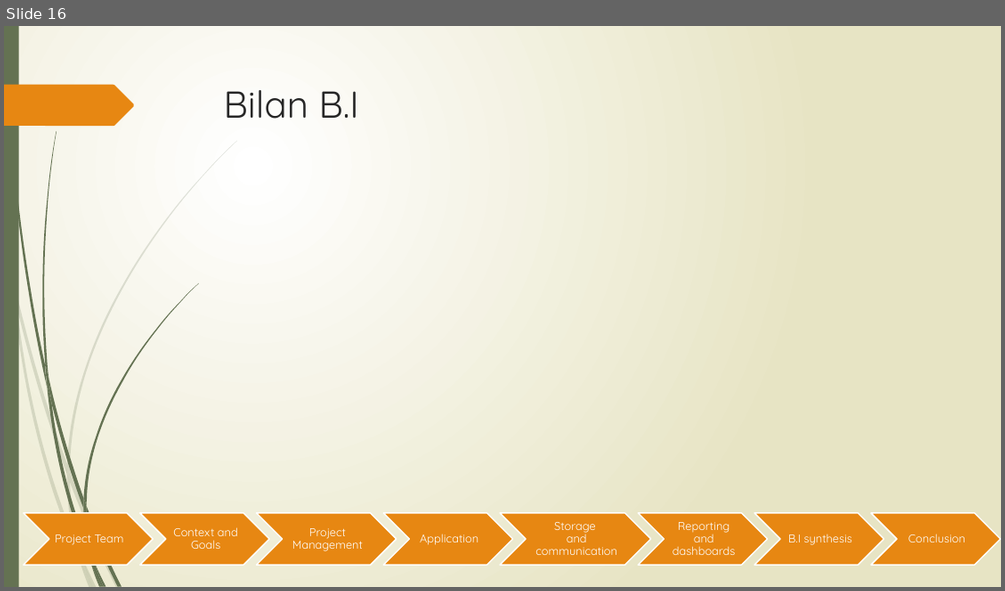
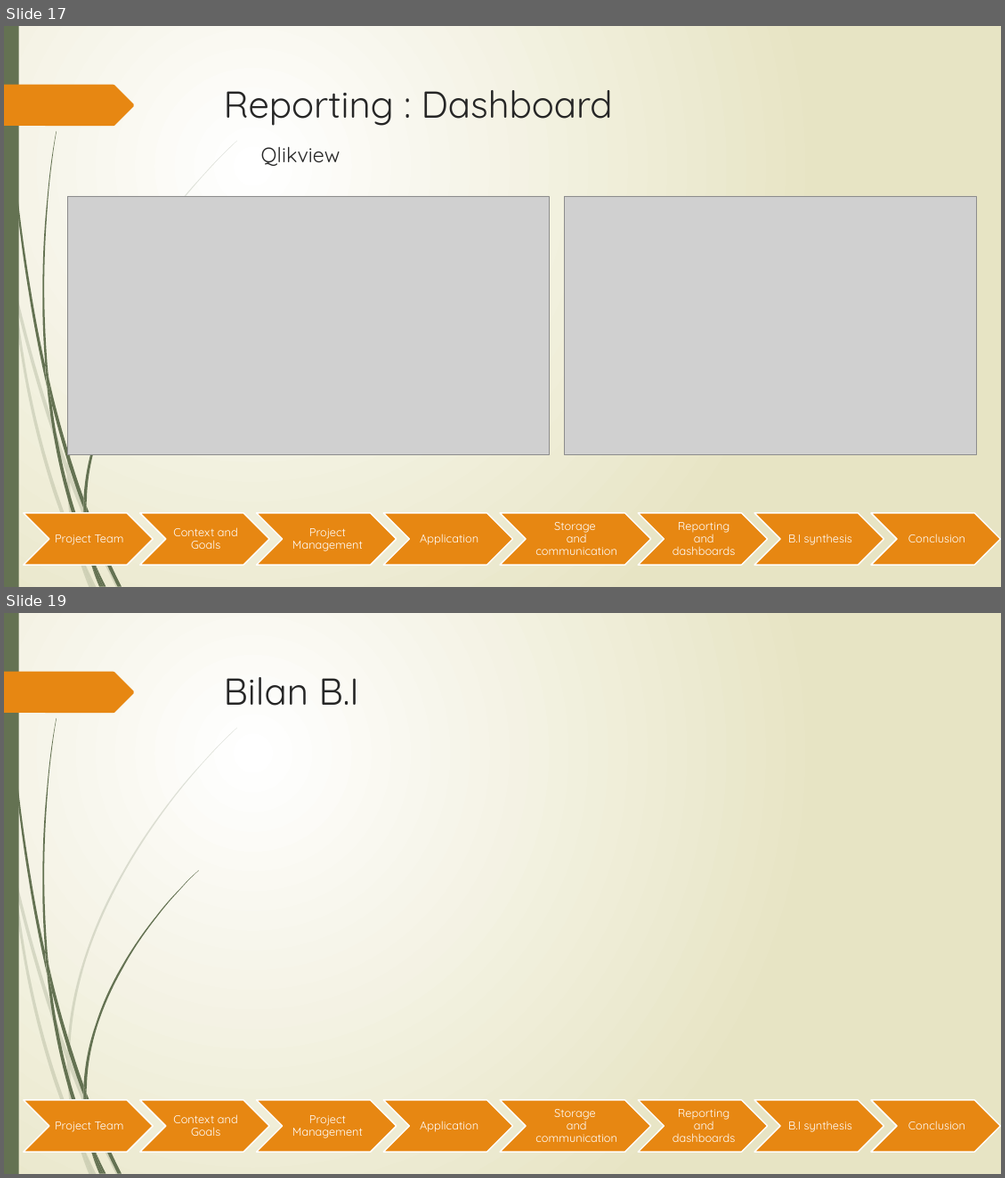
Before and after one commit to Gaetan90/ProjetBI, a slide deck: Projet BI.pptx. Shown one above the other, each under a label of ours: slide 16 before the commit, slides 17 and 19 after it; the slides between them are not shown. The pictures are 1005x591 and 1005x1178 pixels, drawn with LibreOffice and Linux fonts; fonts in the diff are those of the drawing; grey boxes stand for pictures. Boxes give left, top, right and bottom in pixels: in the first picture for what was removed or moved away, otherwise in the second. Text is boxed around its words. In the diff, an @@ line names an element or a change of style, - is before the commit and + after.

```diff
--- a/Projet BI.pptx
+++ b/Projet BI.pptx
@@ slide 17 added at <box>4,26,1001,587</box>, background gradient #FFFFFF to #E8E6C4; not listed: 24 template elements that a slide beside it also shows @@
@@ title added at <box>224,90,613,166</box>, 36 pt, text #262626 @@
+Reporting : Dashboard
+Qlikview
@@ picture added at <box>67,196,550,454</box> @@
@@ picture added at <box>564,196,977,454</box> @@
@@ group added at <box>24,513,1000,564</box>: 8 chevrons, 8 texts @@
+Project Team
+Context and Goals
+Project Management
+Application
+Storage
+and communication
+Reporting and dashboards
+B.I synthesis
+Conclusion
@@ what was slide 16 is now slide 19 @@
```
Also in this commit, not shown: 3 slides changed, 2 other slides added, 1 other file.
